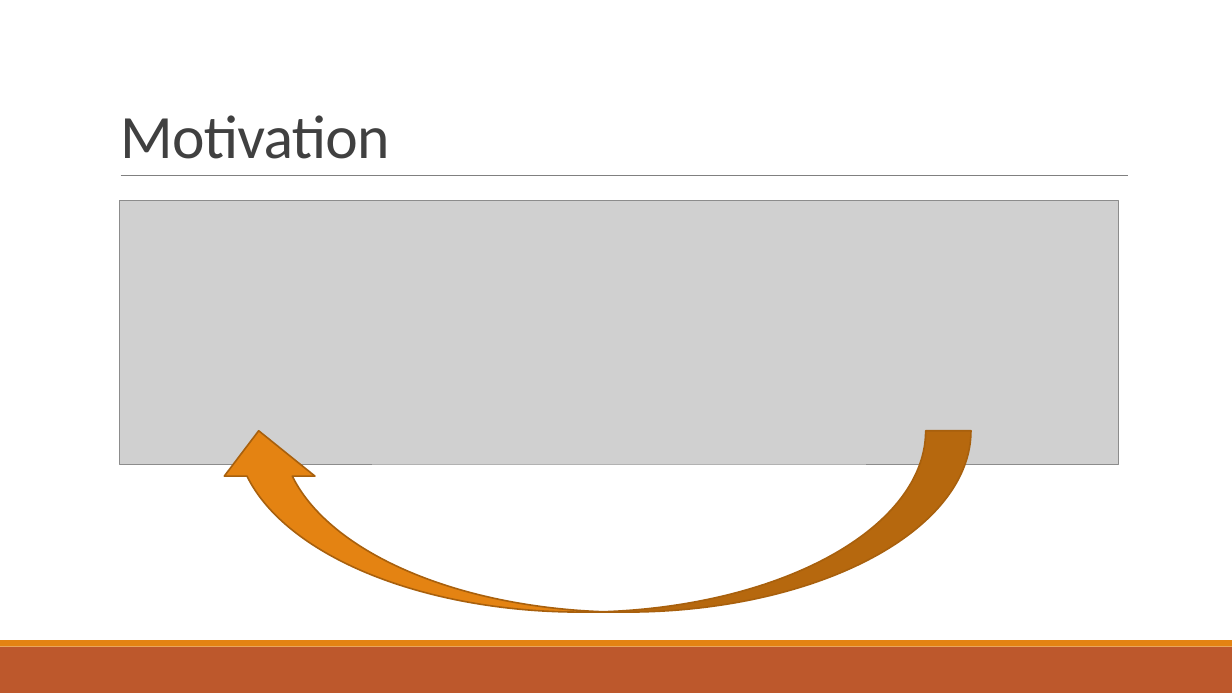
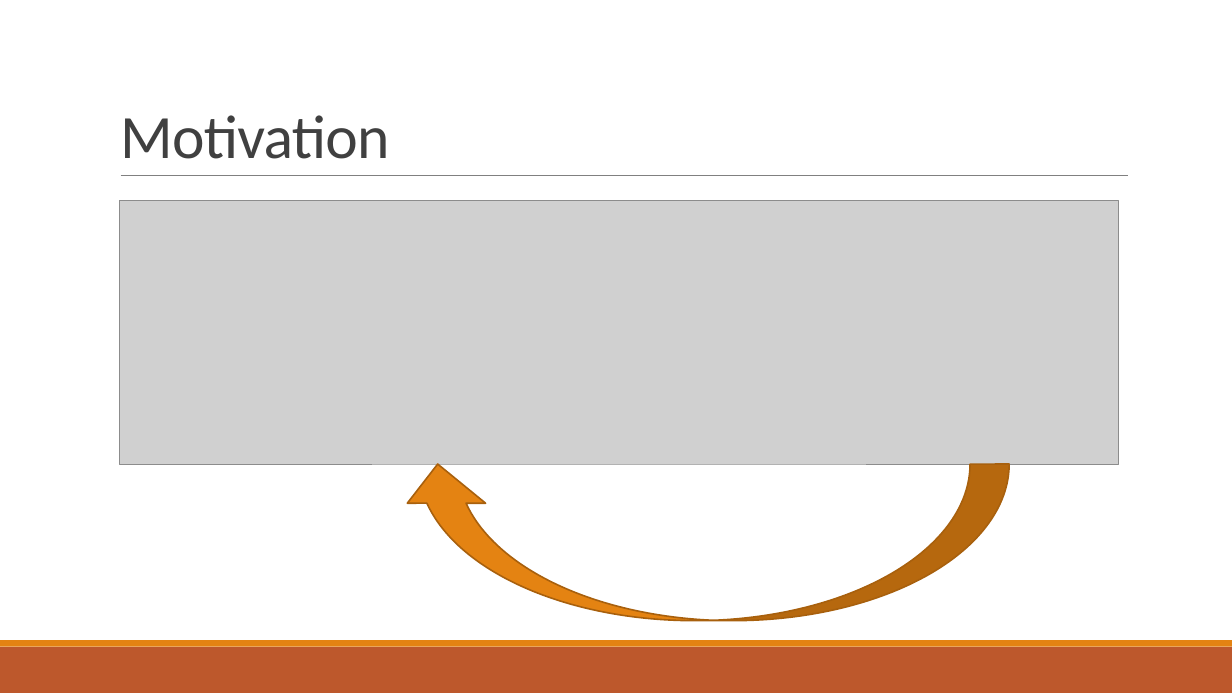
Before and after one commit to eliz-mauer/wine_ratings, a slide deck: slide 3 of end_products/RLadies_Parameterized_Reports.pptx. Drawn at 1232x693 pixels with LibreOffice and Linux fonts; fonts in the diff are those of the drawing; grey boxes stand for pictures. Boxes give left, top, right and bottom in pixels: in the first picture for what was removed or moved away, otherwise in the second. Text is boxed around its words. In the diff, an @@ line names an element or a change of style, - is before the commit and + after.

Commit message:
fixed arrow, slide 3

```diff
--- a/end_products/RLadies_Parameterized_Reports.pptx
+++ b/end_products/RLadies_Parameterized_Reports.pptx
@@ curved down arrow resized from (x1=213, y1=431, x2=971, y2=612) to (x1=398, y1=464, x2=1009, y2=620) @@
```
Also in this commit, not shown: 1 other file.
